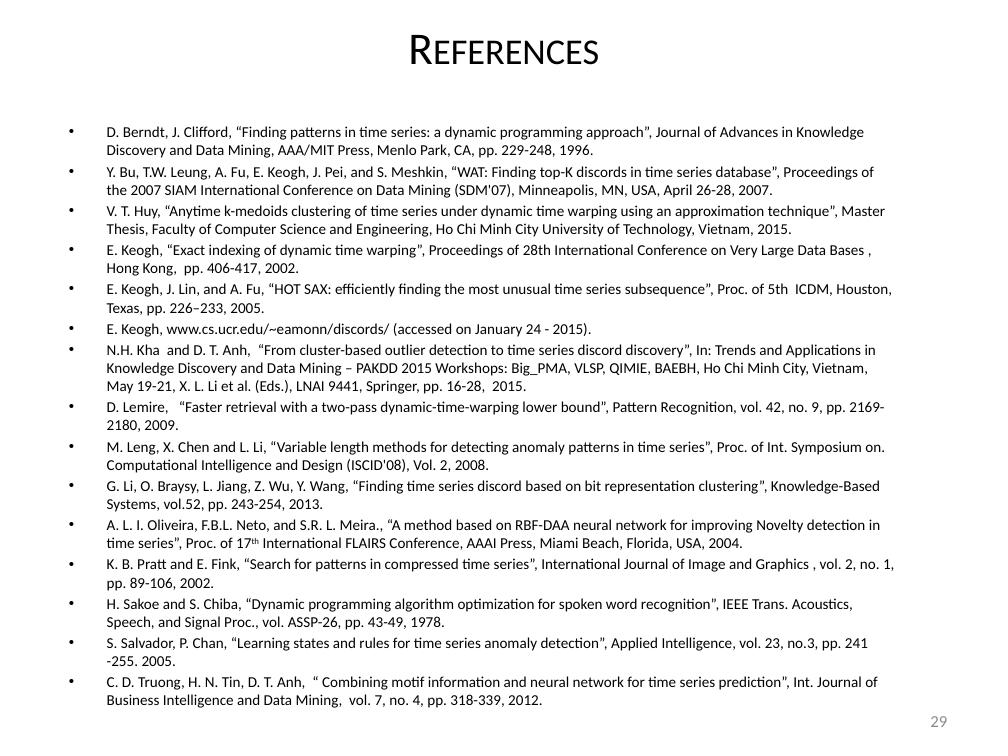
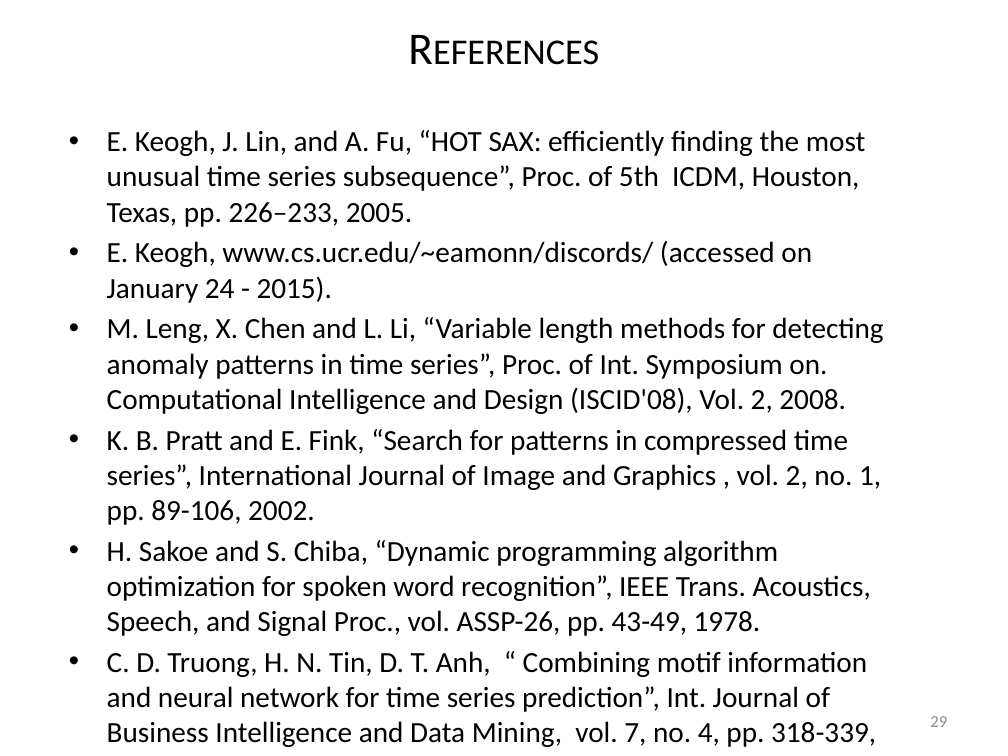
Before and after one commit to vyngo/caohoc-project-name, a slide deck: slide 29 of Report/pre.pptx. Drawn at 1008x756 pixels with LibreOffice and Linux fonts; fonts in the diff are those of the drawing. Boxes give left, top, right and bottom in pixels: in the first picture for what was removed or moved away, otherwise in the second. Text is boxed around its words. In the diff, an @@ line names an element or a change of style, - is before the commit and + after.

```diff
--- a/Report/pre.pptx
+++ b/Report/pre.pptx
@@ text "E. Keogh, J. Lin, and ..." at [107, 130, 883, 747]: size 10.8 to 20.9 pt; more space between paragraphs @@
@@ text at [107, 126, 885, 276]: paragraphs removed @@
-• D. Berndt, J. Clifford, “Finding patterns in time series: a dynamic programming approach”, Journal of Advances in Knowledge Discovery and Data Mining, AAA/MIT Press, Menlo Park, CA, pp. 229-248, 1996.
-• Y. Bu, T.W. Leung, A. Fu, E. Keogh, J. Pei, and S. Meshkin, “WAT: Finding top-K discords in time series database”, Proceedings of the 2007 SIAM International Conference on Data Mining (SDM'07), Minneapolis, MN, USA, April 26-28, 2007.
-• V. T. Huy, “Anytime k-medoids clustering of time series under dynamic time warping using an approximation technique”, Master Thesis, Faculty of Computer Science and Engineering, Ho Chi Minh City University of Technology, Vietnam, 2015.
-• E. Keogh, “Exact indexing of dynamic time warping”, Proceedings of 28th International Conference on Very Large Data Bases , Hong Kong, pp. 406-417, 2002.
@@ text at [107, 344, 884, 432]: paragraphs removed @@
-• N.H. Kha and D. T. Anh, “From cluster-based outlier detection to time series discord discovery”, In: Trends and Applications in Knowledge Discovery and Data Mining – PAKDD 2015 Workshops: Big_PMA, VLSP, QIMIE, BAEBH, Ho Chi Minh City, Vietnam, May 19-21, X. L. Li et al. (Eds.), LNAI 9441, Springer, pp. 16-28, 2015.
-• D. Lemire, “Faster retrieval with a two-pass dynamic-time-warping lower bound”, Pattern Recognition, vol. 42, no. 9, pp. 2169-2180, 2009.
@@ text at [107, 480, 880, 550]: paragraphs removed @@
-• G. Li, O. Braysy, L. Jiang, Z. Wu, Y. Wang, “Finding time series discord based on bit representation clustering”, Knowledge-Based Systems, vol.52, pp. 243-254, 2013.
-• A. L. I. Oliveira, F.B.L. Neto, and S.R. L. Meira., “A method based on RBF-DAA neural network for improving Novelty detection in time series”, Proc. of 17th International FLAIRS Conference, AAAI Press, Miami Beach, Florida, USA, 2004.
@@ text at [107, 637, 868, 666]: paragraph removed @@
-• S. Salvador, P. Chan, “Learning states and rules for time series anomaly detection”, Applied Intelligence, vol. 23, no.3, pp. 241 -255. 2005.
```
Also in this commit, not shown: 15 other slides changed.
